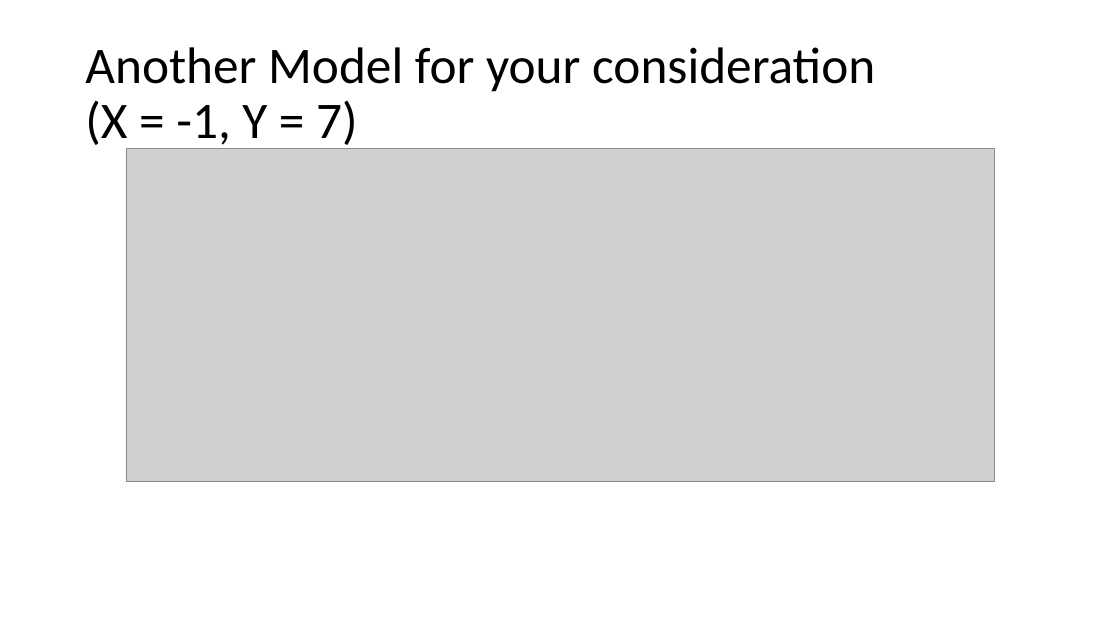
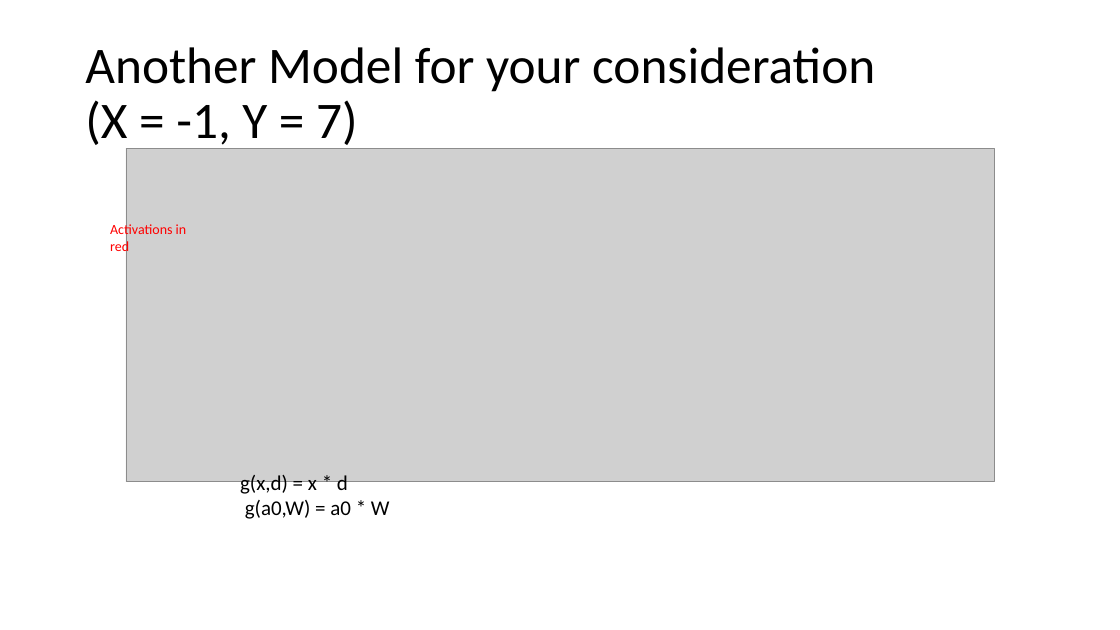
Before and after one commit to snyderjo/Neural-Network-Presentation, a slide deck: slide 68 of secondPart/Neural Networks - pt 2.pptx. Drawn at 1120x630 pixels with LibreOffice and Linux fonts; fonts in the diff are those of the drawing; grey boxes stand for pictures. Boxes give left, top, right and bottom in pixels: in the first picture for what was removed or moved away, otherwise in the second. Text is boxed around its words. In the diff, an @@ line names an element or a change of style, - is before the commit and + after.

```diff
--- a/secondPart/Neural Networks - pt 2.pptx
+++ b/secondPart/Neural Networks - pt 2.pptx
@@ text added at (110,222,187,255), 12 pt, text #FF0000 @@
+Activations in red
@@ text added at (240,475,390,519), 18 pt, text #000000 @@
+g(x,d) = x * d
+g(a0,W) = a0 * W
```
Also in this commit, not shown: 15 other slides changed, 5 slides added, 4 slides removed, 2 other files.
